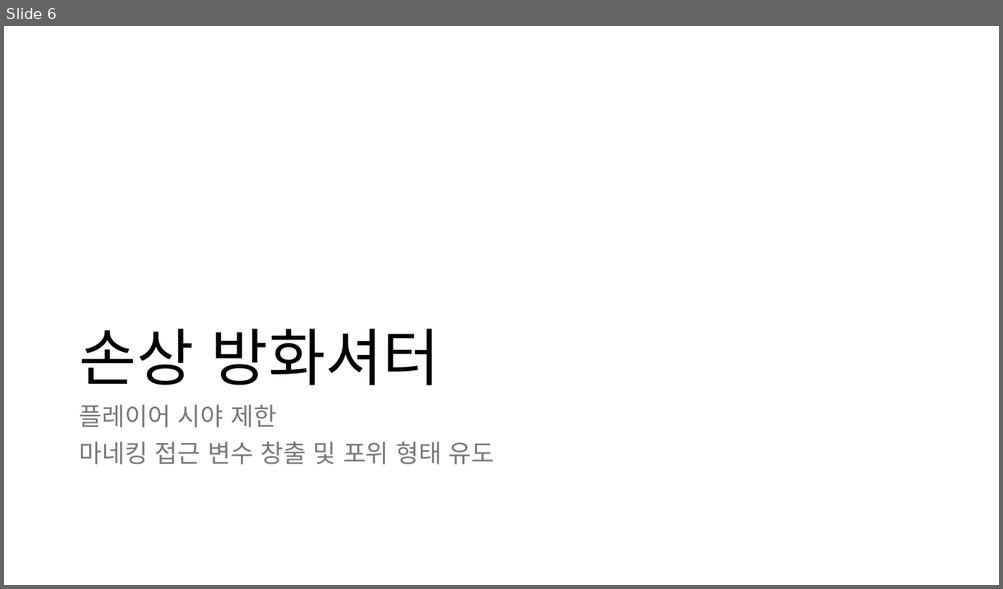
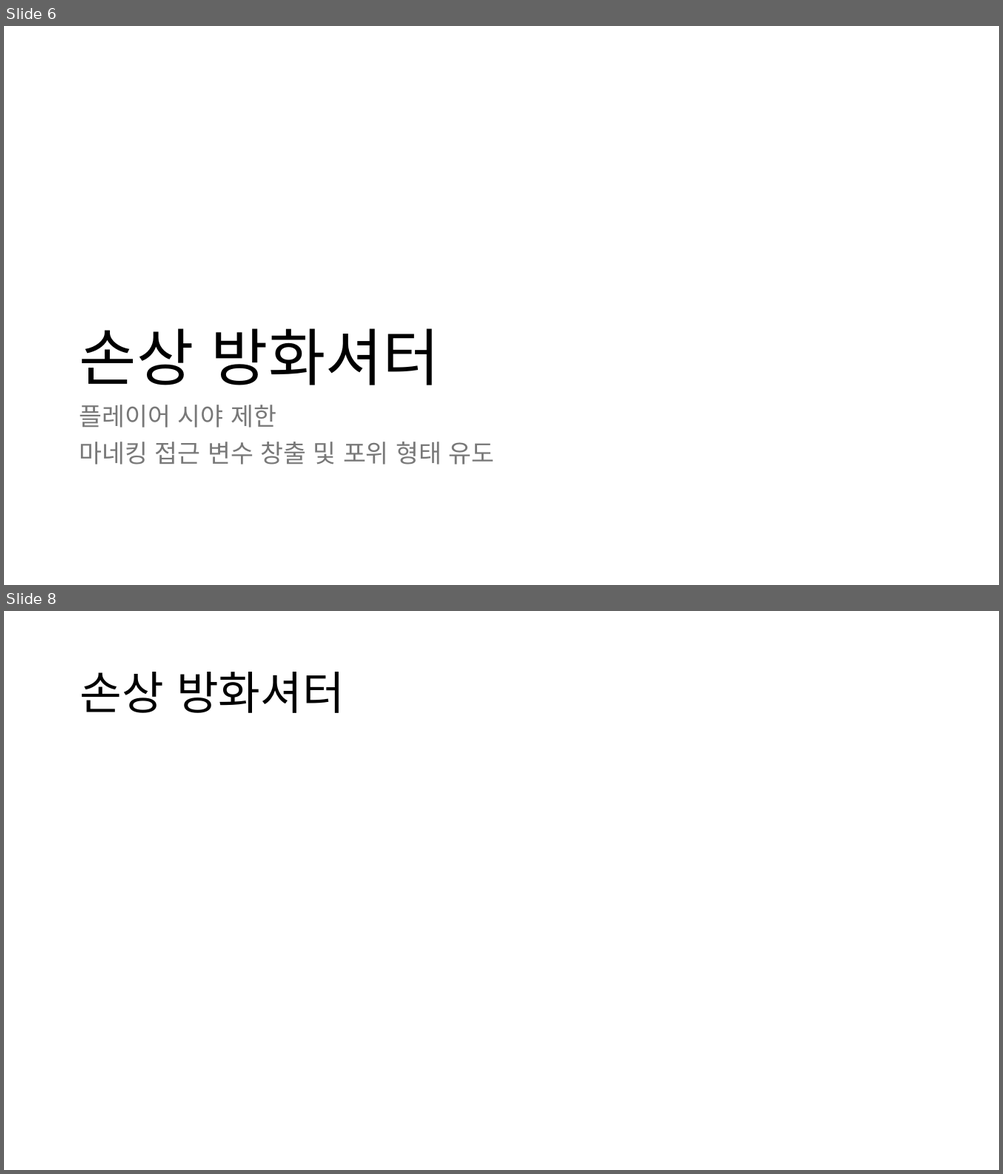
Before and after one commit to maru3172/ProjectDSFD, a slide deck: Work/2022184042_HSW/Document/백화점화재사건 방화셔터 기획서.pptx. Shown one above the other, each under a label of ours: slide 6 before the commit, slides 6 and 8 after it; the slides between them are not shown. The pictures are 1003x589 and 1003x1174 pixels, drawn with LibreOffice and Linux fonts; fonts in the diff are those of the drawing. Boxes give left, top, right and bottom in pixels: in the first picture for what was removed or moved away, otherwise in the second. Text is boxed around its words. In the diff, an @@ line names an element or a change of style, - is before the commit and + after.

```diff
--- a/Work/2022184042_HSW/Document/백화점화재사건 방화셔터 기획서.pptx
+++ b/Work/2022184042_HSW/Document/백화점화재사건 방화셔터 기획서.pptx
@@ slide 8 added at box(4, 611, 999, 1170), background #FFFFFF @@
@@ title added at box(79, 672, 344, 713), 44 pt, text #000000 @@
+손상 방화셔터
```
Also in this commit, not shown: 2 slides changed.
